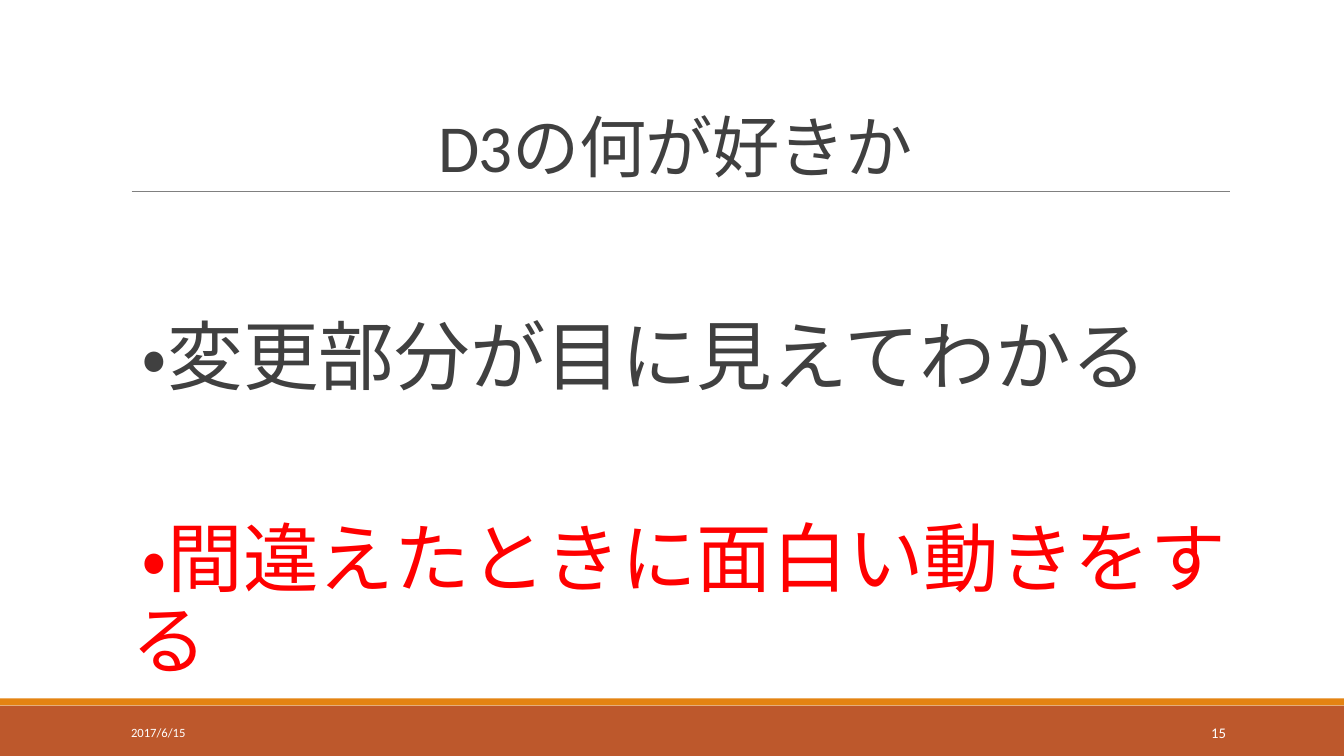
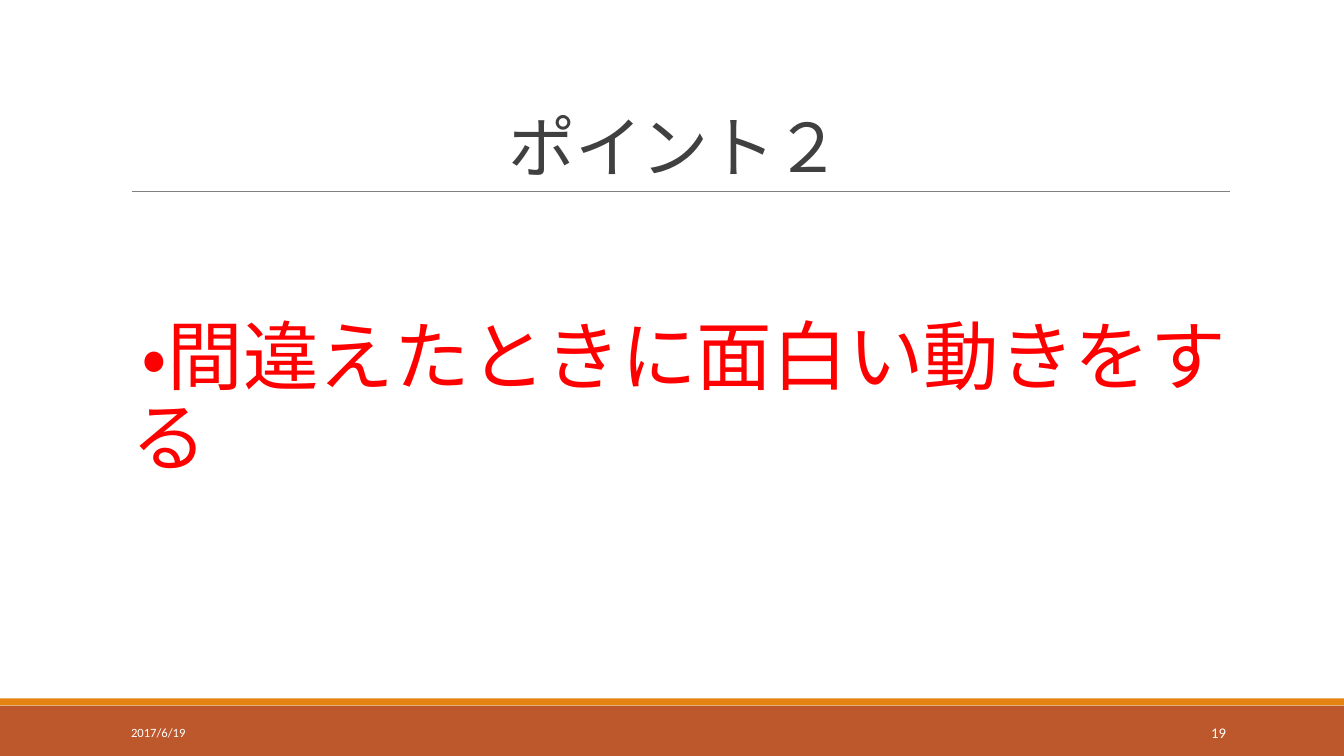
Before and after one commit to d-nakamura1/js, a slide deck: slide 19 of 【LT】_中村大輝.pptx (slide 15 before the commit). Drawn at 1344x756 pixels with LibreOffice and Linux fonts; fonts in the diff are those of the drawing. Boxes give left, top, right and bottom in pixels: in the first picture for what was removed or moved away, otherwise in the second. Text is boxed around its words. In the diff, an @@ line names an element or a change of style, - is before the commit and + after.

```diff
--- a/【LT】_中村大輝.pptx
+++ b/【LT】_中村大輝.pptx
@@ title at (509,115,842,175): text changed @@
-D3の何が好きか
+ポイント２
@@ text at (142,320,1147,391): paragraph removed @@
-  ・変更部分が目に見えてわかる
@@ page number at (1211,728,1226,738): text changed @@
-15
+19
```
Also in this commit, not shown: 12 other slides changed, 7 slides added, 2 slides removed, 2 other files.
